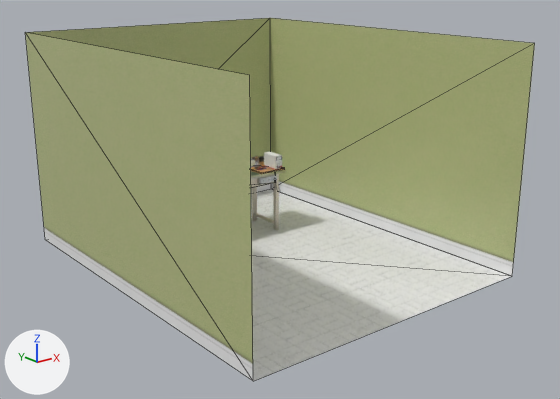
Two versions of the COLLADA model webapp/public/vl/ph-mpd-fcm/scene/ph-mpd-fcm.dae, one commit apart.
The view is the same before and after, from a 50 mm camera at (-82.1, -121.4, 53.3) aimed at (0.6, -18.0, 12.0). The lights are fixed; the arrows at lower left show +X, +Y and +Z. Mesh edges are drawn as thin lines on the coarser meshes. Where no turn or scale is listed for an object, it has been applied to the vertices.

The first picture shows 'floor', 'frontWall', 'leftWall', 'rightWall'.
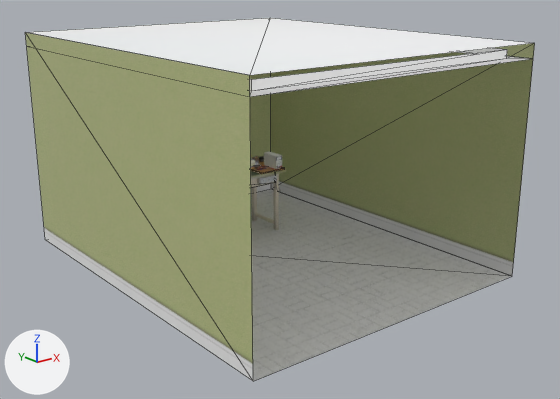
Where the newer file only moved an object's origin or applied its transform, the numbers keep the older frame.

Patch to the scene script:
```diff
--- a/webapp/public/vl/ph-mpd-fcm/scene/ph-mpd-fcm.dae.py
+++ b/webapp/public/vl/ph-mpd-fcm/scene/ph-mpd-fcm.dae.py
@@ img_whitepaint_green_subtone_jpg @@
+img_whitepaint_green_subtone_jpg = load_image('whitePaint_green_subtone.jpg', 'whitePaint_green_subtone.jpg', 1024, 1024, 'sRGB')
@@ mat_ceilinglightboxmaterial @@
+mat_ceilinglightboxmaterial = principled_material('ceilingLightBoxMaterial')
+mat_ceilinglightboxmaterial.base_color = (1.0, 1.0, 1.0)  # white #ffffff
+mat_ceilinglightboxmaterial.roughness = 0.76
+mat_ceilinglightboxmaterial.emission_color = (0.15, 0.15, 0.15)  # dark grey #6c6c6c
+mat_ceilinglightboxmaterial.emission_strength = 1.0
@@ mat_ceilingmaterial_bumpscale_0_05 @@
+mat_ceilingmaterial_bumpscale_0_05 = principled_material('ceilingMaterial_bumpScale_0_05')
+mat_ceilingmaterial_bumpscale_0_05.texture = img_whitepaint_green_subtone_jpg
+mat_ceilingmaterial_bumpscale_0_05.roughness = 0.44
+mat_ceilingmaterial_bumpscale_0_05.emission_color = (0.25, 0.25, 0.25)  # grey #898989
+mat_ceilingmaterial_bumpscale_0_05.emission_strength = 1.0
@@ me_plane_022 @@
+me_plane_022.from_pydata([(-28.3, 34.3, 0.0), (28.3, 34.3, 0.0), (-28.3, -34.3, 0.0), (28.3, -34.3, 0.0), (-25.7, 31.1, 0.0), (25.7, 31.1, 0.0), (-25.7, -31.1, 0.0), (25.7, -31.1, 0.0), (-25.7, 31.1, 1.4), (25.7, 31.1, 1.4), (-25.7, -31.1, 1.4), (25.7, -31.1, 1.4)], [], [(2, 7, 3), (1, 4, 0), (3, 5, 1), (0, 6, 2), (7, 9, 5), (4, 10, 6), (6, 11, 7), (5, 8, 4), (2, 6, 7), (1, 5, 4), (3, 7, 5), (0, 4, 6), (7, 11, 9), (4, 8, 10), (6, 10, 11), (5, 9, 8)])
+me_plane_022.materials.append(mat_ceilinglightboxmaterial)  # white #ffffff
@@ me_plane_021 @@
+me_plane_021.from_pydata(...)  # 4 vertices, 2 faces; spans x -28.3..28.3, y -34.3..34.3, z 0.0
+me_plane_021.materials.append(mat_ceilingmaterial_bumpscale_0_05)  # picture img_whitepaint_green_subtone_jpg
@@ ob_ceilinglightbox @@
+ob_ceilinglightbox = bpy.data.objects.new('ceilingLightBox', me_plane_022)
+ob_ceilinglightbox.location = (0.0, -14.3, 37.7)
@@ ob_ceiling @@
+ob_ceiling = bpy.data.objects.new('ceiling', me_plane_021)
+ob_ceiling.location = (0.0, -14.3, 40.2)
```

Location of each change, (x1, y1, x2, y2) in pixels of the pictures (560 x 399 px):
'ceiling', added
    after: (25, 18, 531, 75)
'ceilingLightBox', added
    after: (250, 48, 530, 97)
'frontWall', unchanged, covered by the edit
    before: (25, 18, 271, 193)
    after: (250, 73, 271, 193)
